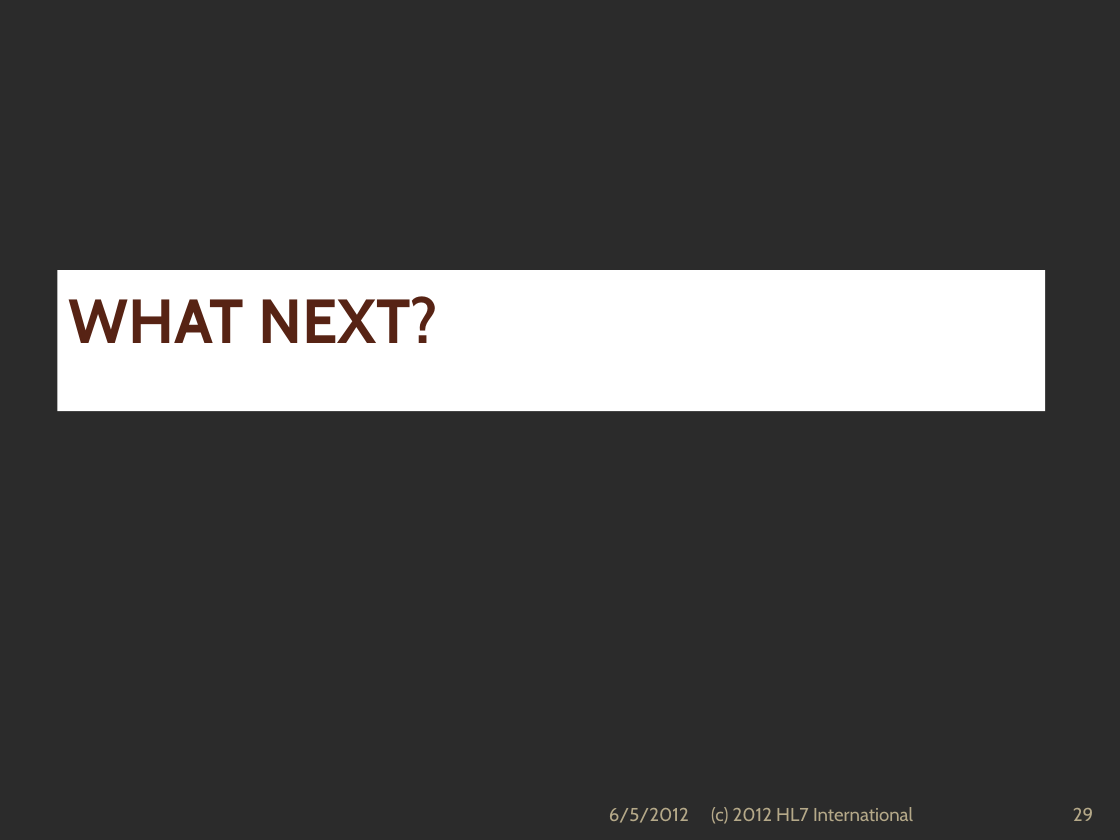
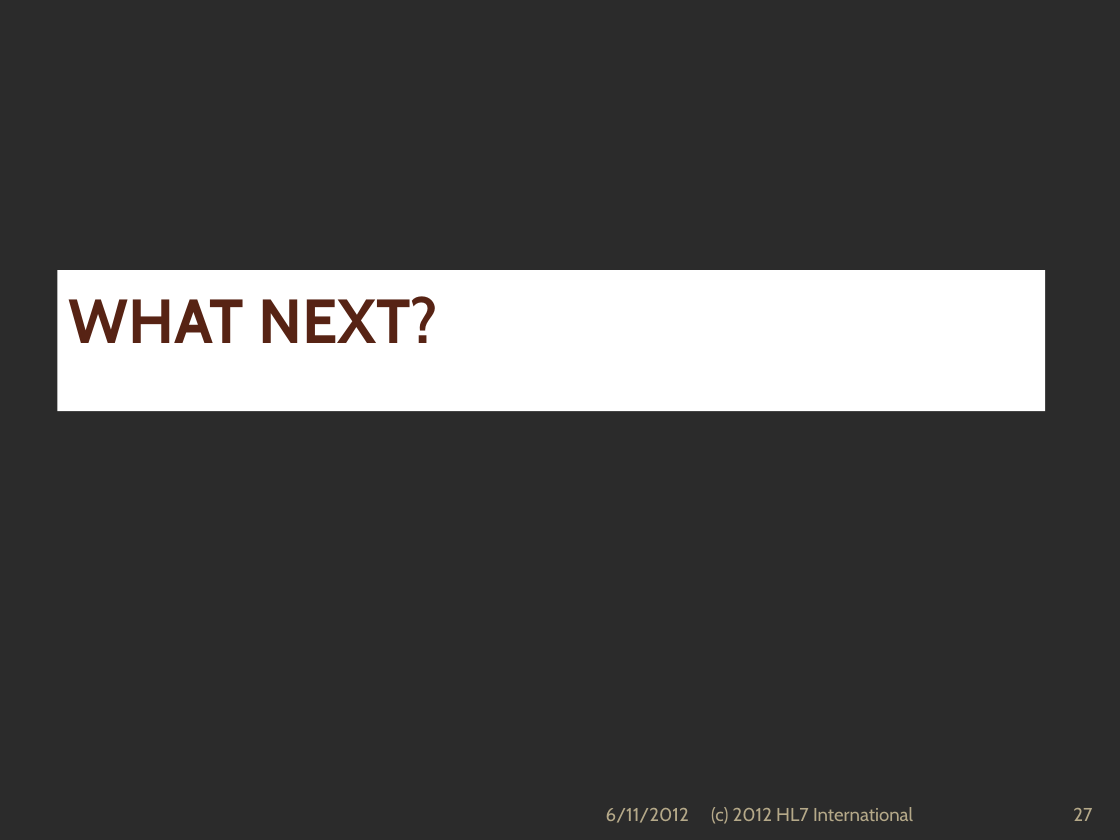
Before and after one commit to vista-novo/fhir, a slide deck: slide 27 of presentations/Short Introduction to FHIR.pptx (slide 29 before the commit). Drawn at 1120x840 pixels with LibreOffice and Linux fonts; fonts in the diff are those of the drawing; background and template pictures are left out; a plain dark background stands for a picture behind light text. Boxes give left, top, right and bottom in pixels: in the first picture for what was removed or moved away, otherwise in the second. Text is boxed around its words. In the diff, an @@ line names an element or a change of style, - is before the commit and + after.

```diff
--- a/presentations/Short Introduction to FHIR.pptx
+++ b/presentations/Short Introduction to FHIR.pptx
@@ text at (x1=606, y1=808, x2=689, y2=823): text changed @@
-6/5/2012
+6/11/2012
@@ page number at (x1=1073, y1=808, x2=1092, y2=821): text changed @@
-29
+27
```
Also in this commit, not shown: 31 other slides changed, 2 slides removed, 23 other files.
